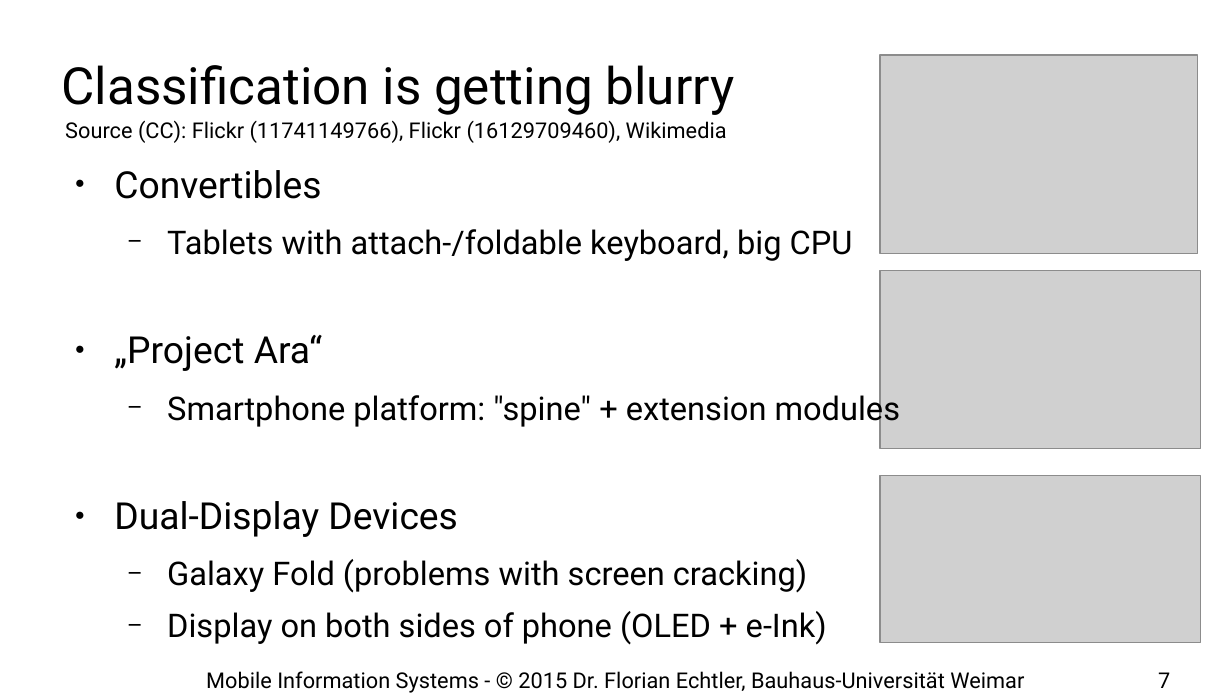
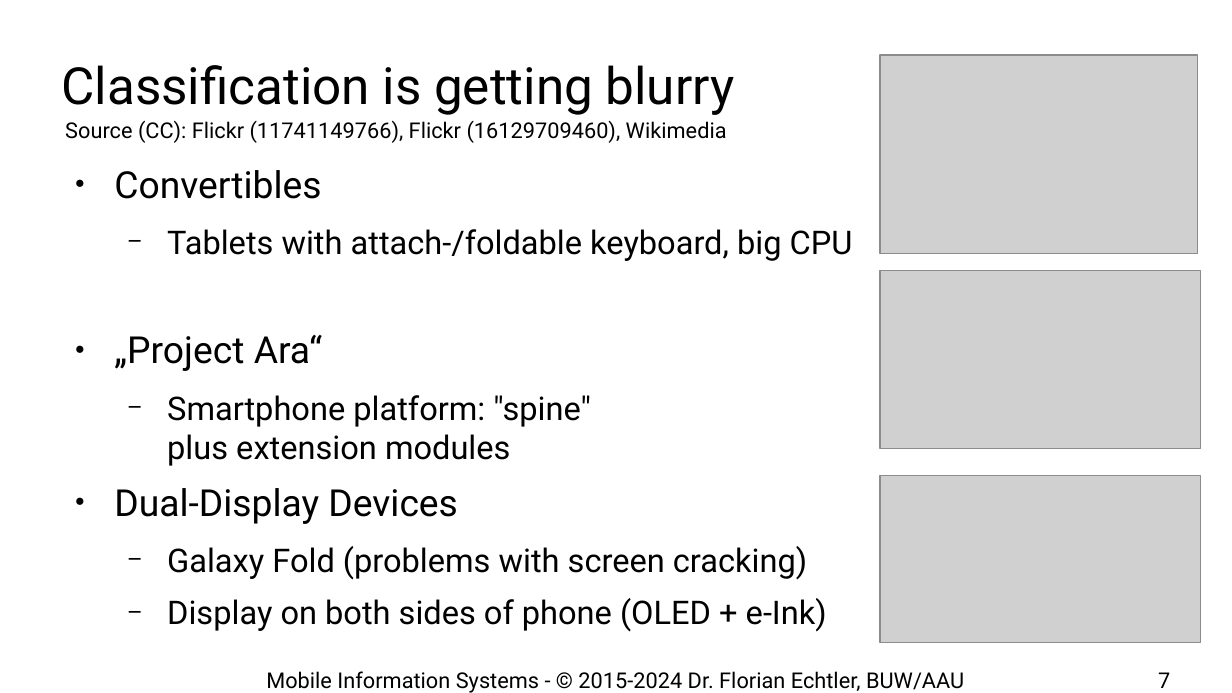
Before and after one commit to floe/mobile-information-systems, a slide deck: slide 7 of 01-introduction-basics.odp. Drawn at 1232x693 pixels with LibreOffice and Linux fonts; fonts in the diff are those of the drawing; grey boxes stand for pictures; background and template pictures are left out. Boxes give left, top, right and bottom in pixels: in the first picture for what was removed or moved away, otherwise in the second. Text is boxed around its words. In the diff, an @@ line names an element or a change of style, - is before the commit and + after.

```diff
--- a/01-introduction-basics.odp
+++ b/01-introduction-basics.odp
@@ text at bbox=[167, 395, 591, 466]: text changed @@
-  − Smartphone platform: "spine" + extension modules
+  − Smartphone platform: "spine" plus extension modules
@@ text at bbox=[266, 671, 964, 693]: text changed @@
-Mobile Information Systems - © 2015 Dr. Florian Echtler, Bauhaus-Universität Weimar
+Mobile Information Systems - © 2015-2024 Dr. Florian Echtler, BUW/AAU
```
Also in this commit, not shown: 35 other slides changed, 1 slide added, 1 other file.
